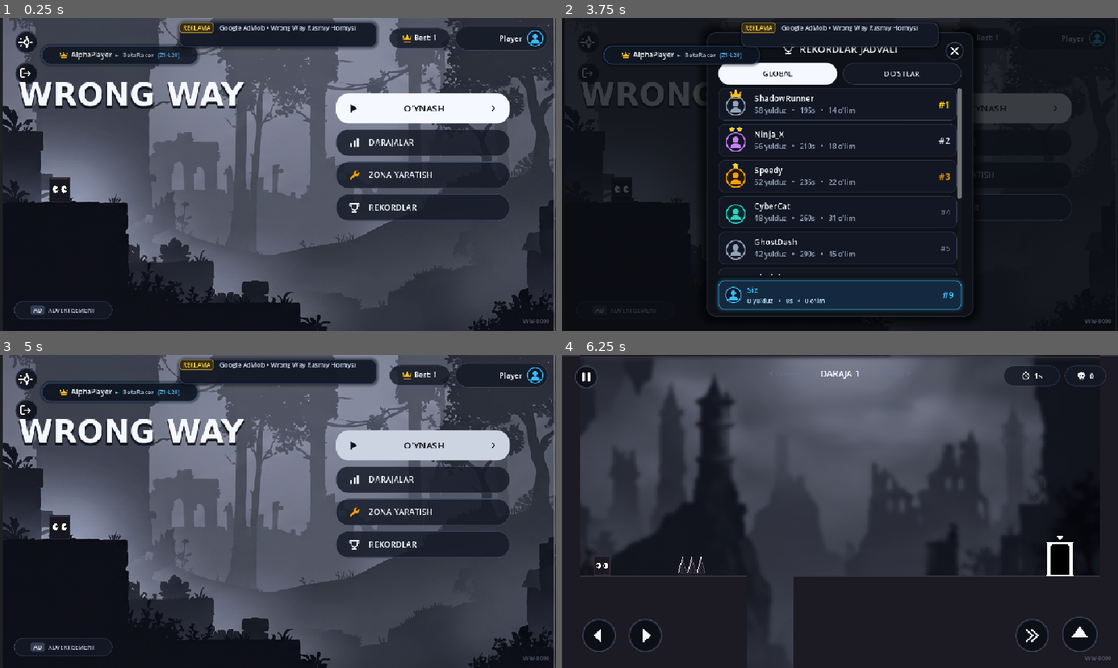
Above: before the commit, frames 1-4 (two rows, left to right).
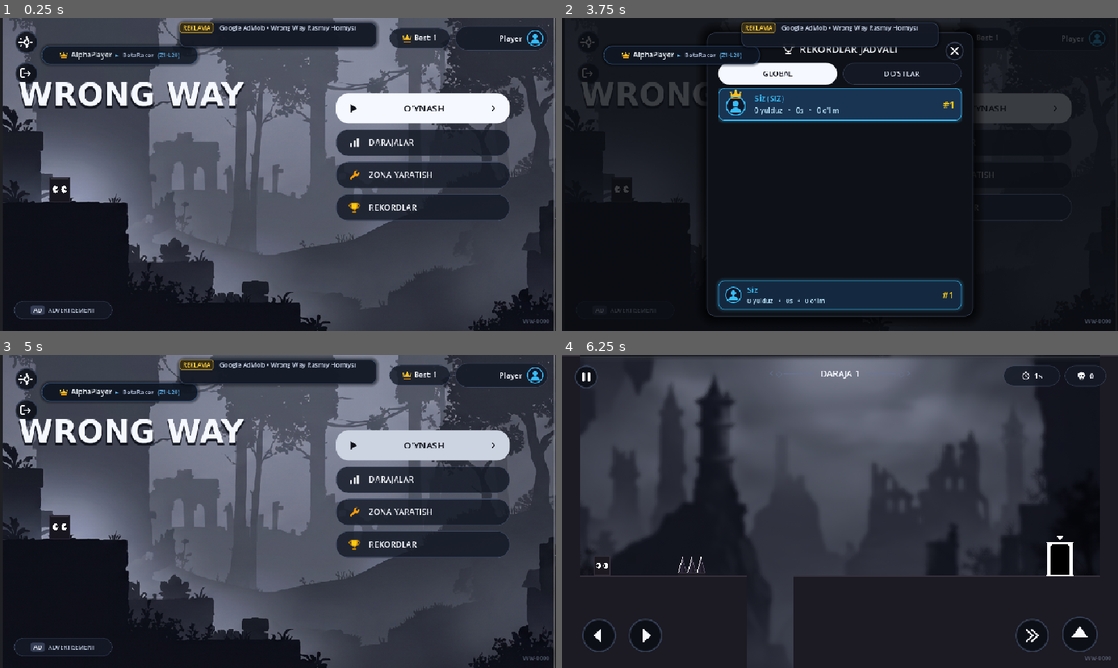
Above: after the commit, the same moments.

Repository: asror-vip/wrong-way
Game: Godot game, scene res://scenes/main/main_menu.tscn
The game is run twice, just before and just after one commit, with the same random seed, the same clock (stepped at 60 frames per second) and the same inputs. This scene is started directly instead of the project's main scene. Sound files missing from this copy of the repository are replaced by a short silence.
Inputs (mouse positions are in pixels of both pictures, inside the frame that each line leads up to):
- Up to frame 1 (0.25 s): no input
- Up to frame 2 (3.75 s): click (589, 43) at 0.5 s; click (1062, 36) at 1.25 s; click "DARAJALAR" at 2 s; click (584, 33) at 2.75 s; click "REKORDLAR" at 3.5 s
- Up to frame 3 (5 s): click (422, 445) at 4.25 s
- Up to frame 4 (6.25 s): click (984, 445) at 5 s; click (600, 636) at 5.75 s

The runs differ from the first frame. In frame 1, less than 0.1% of the frame differs, in the area x 62-65%, y 58-63%; in frame 2, 7.2%, in the area x 28-72%, y 22-90%; in frame 3, less than 0.1%; in frame 4, nothing differs.

Commit message:
Fix UI polish: text-based start/switch links, fix white button hover contrast, reposition chapter lock card to avoid road collision, replace ugly dialog with floating glass toast, remove border lock card, clean up mock data with live Supabase leaderboard, and make trophy icon yellow

Diff:
--- a/scenes/main/splash_screen.tscn
+++ b/scenes/main/splash_screen.tscn
@@ -175,6 +175,9 @@
 size_flags_horizontal = 4
 focus_mode = 0
 theme_override_colors/font_color = Color(0.08, 0.1, 0.15, 1)
+theme_override_colors/font_hover_color = Color(0.08, 0.1, 0.15, 1)
+theme_override_colors/font_hover_pressed_color = Color(0.08, 0.1, 0.15, 1)
+theme_override_colors/font_pressed_color = Color(0.08, 0.1, 0.15, 1)
 theme_override_font_sizes/font_size = 14
 theme_override_styles/normal = ExtResource("3_white")
 theme_override_styles/hover = ExtResource("4_white_hov")
@@ -189,6 +192,7 @@
 size_flags_horizontal = 4
 focus_mode = 0
 theme_override_colors/font_color = Color(0.85, 0.9, 0.98, 1)
+theme_override_colors/font_hover_color = Color(1, 1, 1, 1)
 theme_override_font_sizes/font_size = 14
 theme_override_styles/normal = ExtResource("6_glass")
 theme_override_styles/hover = ExtResource("7_glass_hov")
@@ -219,40 +223,45 @@
 offset_bottom = -25.0
 grow_horizontal = 2
 grow_vertical = 0
-theme_override_constants/separation = 10
+theme_override_constants/separation = 8
 alignment = 1
 
 [node name="GreetingLabel" type="Label" parent="StartBox"]
 layout_mode = 2
-theme_override_colors/font_color = Color(0.88, 0.94, 1, 0.95)
-theme_override_font_sizes/font_size = 14
+theme_override_colors/font_color = Color(0.75, 0.82, 0.92, 0.90)
+theme_override_font_sizes/font_size = 13
 text = "Xush kelibsiz, Asror!"
 horizontal_alignment = 1
 
 [node name="StartBtn" type="Button" parent="StartBox"]
-custom_minimum_size = Vector2(300, 48)
-layout_mode = 2
-size_flags_horizontal = 4
-focus_mode = 0
-theme_override_colors/font_color = Color(0.08, 0.1, 0.15, 1)
-theme_override_font_sizes/font_size = 16
-theme_override_styles/normal = ExtResource("3_white")
-theme_override_styles/hover = ExtResource("4_white_hov")
-theme_override_styles/pressed = ExtResource("5_white_press")
+custom_minimum_size = Vector2(240, 40)
+layout_mode = 2
+size_flags_horizontal = 4
+focus_mode = 0
+theme_override_colors/font_color = Color(0.95, 0.98, 1, 1)
+theme_override_colors/font_hover_color = Color(0.22, 0.74, 0.97, 1)
+theme_override_colors/font_pressed_color = Color(0.02, 0.52, 0.78, 1)
+theme_override_constants/letter_spacing = 4
+theme_override_font_sizes/font_size = 18
+theme_override_styles/normal = ExtResource("9_focus")
+theme_override_styles/hover = ExtResource("9_focus")
+theme_override_styles/pressed = ExtResource("9_focus")
 theme_override_styles/focus = ExtResource("9_focus")
 text = "BOSHLASH"
 alignment = 1
 
 [node name="SwitchAccountBtn" type="Button" parent="StartBox"]
-custom_minimum_size = Vector2(240, 32)
-layout_mode = 2
-size_flags_horizontal = 4
-focus_mode = 0
-theme_override_colors/font_color = Color(0.55, 0.65, 0.8, 0.85)
+custom_minimum_size = Vector2(200, 26)
+layout_mode = 2
+size_flags_horizontal = 4
+focus_mode = 0
+theme_override_colors/font_color = Color(0.45, 0.52, 0.65, 0.85)
+theme_override_colors/font_hover_color = Color(0.85, 0.92, 1, 1)
+theme_override_colors/font_pressed_color = Color(0.35, 0.42, 0.55, 1)
 theme_override_font_sizes/font_size = 11
-theme_override_styles/normal = ExtResource("6_glass")
-theme_override_styles/hover = ExtResource("7_glass_hov")
-theme_override_styles/pressed = ExtResource("8_glass_press")
+theme_override_styles/normal = ExtResource("9_focus")
+theme_override_styles/hover = ExtResource("9_focus")
+theme_override_styles/pressed = ExtResource("9_focus")
 theme_override_styles/focus = ExtResource("9_focus")
 text = "Hisobni almashtirish"
 alignment = 1
--- a/scenes/ui/auth_modal.tscn
+++ b/scenes/ui/auth_modal.tscn
@@ -142,6 +142,9 @@
 layout_mode = 2
 focus_mode = 0
 theme_override_colors/font_color = Color(0.08, 0.1, 0.15, 1)
+theme_override_colors/font_hover_color = Color(0.08, 0.1, 0.15, 1)
+theme_override_colors/font_hover_pressed_color = Color(0.08, 0.1, 0.15, 1)
+theme_override_colors/font_pressed_color = Color(0.08, 0.1, 0.15, 1)
 theme_override_font_sizes/font_size = 12
 theme_override_styles/normal = ExtResource("6_white")
 theme_override_styles/hover = ExtResource("7_white_hov")
--- a/scenes/ui/profile_modal.tscn
+++ b/scenes/ui/profile_modal.tscn
@@ -305,6 +305,9 @@
 layout_mode = 2
 focus_mode = 0
 theme_override_colors/font_color = Color(0.08, 0.1, 0.15, 1)
+theme_override_colors/font_hover_color = Color(0.08, 0.1, 0.15, 1)
+theme_override_colors/font_hover_pressed_color = Color(0.08, 0.1, 0.15, 1)
+theme_override_colors/font_pressed_color = Color(0.08, 0.1, 0.15, 1)
 theme_override_styles/normal = ExtResource("3_white")
 theme_override_styles/hover = ExtResource("6_white_hov")
 theme_override_styles/pressed = ExtResource("7_white_press")
--- a/scripts/core/google_auth_service.gd
+++ b/scripts/core/google_auth_service.gd
@@ -286,8 +286,9 @@
 		user_name = query_params["user_name"]
 
 	if user_email.is_empty():
-		user_email = "asror8471@gmail.com"
-		user_name = "Asror"
+		print("GoogleAuthService: Callbackda email parametri topilmadi.")
+		auth_failed.emit("Google hisob ma'lumotlari topilmadi.")
+		return
 
 	_stop_loopback_server()
 	ProfileManager.login_with_google(user_email, user_name)
@@ -324,10 +325,9 @@
 			auth_succeeded.emit({"email": u_email, "name": u_name})
 			return
 
-	print("GoogleAuthService: User info olishda xatolik (HTTP %d), zaxira hisob ulanmoqda" % response_code)
-	ProfileManager.login_with_google("asror8471@gmail.com", "Asror")
+	print("GoogleAuthService: User info olishda xatolik (HTTP %d)" % response_code)
 	_bring_game_window_to_front()
-	auth_succeeded.emit({"email": "asror8471@gmail.com", "name": "Asror"})
+	auth_failed.emit("Google hisob ma'lumotlarini olishda xatolik yuz berdi (HTTP %d)" % response_code)
 
 func _bring_game_window_to_front() -> void:
 	if OS.has_feature("pc"):
--- a/scripts/core/profile_manager.gd
+++ b/scripts/core/profile_manager.gd
@@ -355,23 +355,19 @@
 		if not n.is_empty():
 			real_name = n.capitalize()
 
-	if real_email.is_empty():
-		real_email = "asror8471@gmail.com"
-	if real_name.is_empty():
-		real_name = "Asror"
-
-	var has_real := false
-	for acc in accounts:
-		if acc is Dictionary and acc.get("email", "").to_lower() == real_email:
-			has_real = true
-			break
-
-	if not has_real:
-		accounts.insert(0, {
-			"email": real_email,
-			"name": real_name,
-			"avatar": "av_1"
-		})
+	if not real_email.is_empty():
+		var has_real := false
+		for acc in accounts:
+			if acc is Dictionary and acc.get("email", "").to_lower() == real_email:
+				has_real = true
+				break
+
+		if not has_real:
+			accounts.insert(0, {
+				"email": real_email,
+				"name": real_name if not real_name.is_empty() else "Google Player",
+				"avatar": "av_1"
+			})
 
 	if not email.is_empty() and email != real_email and email.contains("@"):
 		var found_saved := false
--- a/scripts/ui/biome_transition_pass.gd
+++ b/scripts/ui/biome_transition_pass.gd
@@ -104,62 +104,8 @@
 	add_child(particles)
 
 func _setup_lock_card() -> void:
-	lock_card = PanelContainer.new()
-	lock_card.name = "GateLockCard"
-	var card_w: float = 190.0
-	var card_h: float = 64.0
-	lock_card.custom_minimum_size = Vector2(card_w, card_h)
-	lock_card.size = Vector2(card_w, card_h)
-	lock_card.position = Vector2((PASS_WIDTH - card_w) * 0.5, 120.0)
-	lock_card.mouse_filter = Control.MOUSE_FILTER_IGNORE
-
-	var style := StyleBoxFlat.new()
-	style.bg_color = Color(0.06, 0.08, 0.14, 0.94)
-	style.border_color = Color(0.40, 0.52, 0.75, 0.85)
-	style.set_border_width_all(2)
-	style.set_corner_radius_all(14)
-	style.shadow_color = Color(0, 0, 0, 0.70)
-	style.shadow_size = 12
-	style.content_margin_left = 10.0
-	style.content_margin_right = 10.0
-	style.content_margin_top = 8.0
-	style.content_margin_bottom = 8.0
-	lock_card.add_theme_stylebox_override("panel", style)
-
-	var vbox := VBoxContainer.new()
-	vbox.name = "VBox"
-	vbox.alignment = BoxContainer.ALIGNMENT_CENTER
-	vbox.add_theme_constant_override("separation", 3)
-	vbox.mouse_filter = Control.MOUSE_FILTER_IGNORE
-	lock_card.add_child(vbox)
-
-	var hbox := HBoxContainer.new()
-	hbox.name = "HBox"
-	hbox.alignment = BoxContainer.ALIGNMENT_CENTER
-	hbox.add_theme_constant_override("separation", 6)
-	hbox.mouse_filter = Control.MOUSE_FILTER_IGNORE
-	vbox.add_child(hbox)
-
-	var lock_icon := IconFactory.create_texture_rect("lock", Vector2(16, 16), 0.8)
-	lock_icon.mouse_filter = Control.MOUSE_FILTER_IGNORE
-	hbox.add_child(lock_icon)
-
-	var lbl_title := Label.new()
-	lbl_title.name = "Title"
-	lbl_title.add_theme_font_size_override("font_size", 12)
-	lbl_title.add_theme_color_override("font_color", Color(0.96, 0.98, 1.0))
-	lbl_title.mouse_filter = Control.MOUSE_FILTER_IGNORE
-	hbox.add_child(lbl_title)
-
-	var lbl_sub := Label.new()
-	lbl_sub.name = "Sub"
-	lbl_sub.horizontal_alignment = HORIZONTAL_ALIGNMENT_CENTER
-	lbl_sub.add_theme_font_size_override("font_size", 9)
-	lbl_sub.add_theme_color_override("font_color", Color(0.68, 0.75, 0.88))
-	lbl_sub.mouse_filter = Control.MOUSE_FILTER_IGNORE
-	vbox.add_child(lbl_sub)
-
-	add_child(lock_card)
+	# Foydalanuvchi talabiga ko'ra chegaradagi (border pass) qulflangan yozuvi butunlay olib tashlandi
+	lock_card = null
 
 func set_card_active(active: bool) -> void:
 	is_card_active = active
--- a/scripts/ui/leaderboard_modal.gd
+++ b/scripts/ui/leaderboard_modal.gd
@@ -28,28 +28,19 @@
 enum TabMode { GLOBAL, FRIENDS }
 var current_tab: TabMode = TabMode.GLOBAL
 
-const GLOBAL_BENCHMARK: Array = [
-	{"name": "ShadowRunner", "avatar": "avatar_shadow", "stars": 58, "time_sec": 195, "deaths": 14, "is_me": false},
-	{"name": "Ninja_X", "avatar": "avatar_ninja", "stars": 56, "time_sec": 210, "deaths": 18, "is_me": false},
-	{"name": "Speedy", "avatar": "avatar_pro", "stars": 52, "time_sec": 235, "deaths": 22, "is_me": false},
-	{"name": "CyberCat", "avatar": "avatar_robot", "stars": 48, "time_sec": 260, "deaths": 31, "is_me": false},
-	{"name": "GhostDash", "avatar": "avatar_shadow", "stars": 42, "time_sec": 290, "deaths": 45, "is_me": false},
-	{"name": "PixelKing", "avatar": "avatar_pro", "stars": 35, "time_sec": 320, "deaths": 58, "is_me": false},
-	{"name": "NeoRacer", "avatar": "avatar_robot", "stars": 28, "time_sec": 360, "deaths": 70, "is_me": false},
-	{"name": "DarkKnight", "avatar": "avatar_ninja", "stars": 20, "time_sec": 410, "deaths": 88, "is_me": false}
-]
-
-const FRIENDS_BENCHMARK: Array = [
-	{"name": "Jasur_Pro", "avatar": "avatar_pro", "stars": 54, "time_sec": 220, "deaths": 20, "is_me": false},
-	{"name": "Ali_Uz", "avatar": "avatar_ninja", "stars": 49, "time_sec": 250, "deaths": 34, "is_me": false},
-	{"name": "Madina", "avatar": "avatar_player", "stars": 44, "time_sec": 285, "deaths": 41, "is_me": false},
-	{"name": "Sardor", "avatar": "avatar_shadow", "stars": 33, "time_sec": 340, "deaths": 62, "is_me": false},
-	{"name": "Bekzod", "avatar": "avatar_robot", "stars": 24, "time_sec": 395, "deaths": 80, "is_me": false}
-]
+var http_request: HTTPRequest = null
+var remote_players: Array = []
+var is_fetching: bool = false
 
 func _ready() -> void:
 	visible = false
 	process_mode = Node.PROCESS_MODE_ALWAYS
+
+	http_request = HTTPRequest.new()
+	http_request.name = "LeaderboardHTTP"
+	http_request.timeout = 5.0
+	add_child(http_request)
+	http_request.request_completed.connect(_on_http_completed)
 
 	if close_btn:
 		close_btn.icon = IconFactory.get_icon("circle_btn_close", 1.0)
@@ -89,6 +80,7 @@
 	visible = true
 	_update_texts()
 	_update_tab_buttons()
+	_fetch_supabase_leaderboard()
 	_refresh_list()
 
 	# Smooth entry tween
@@ -180,6 +172,45 @@
 	var b_deaths: int = b.get("deaths", 0)
 	return a_deaths < b_deaths
 
+func _fetch_supabase_leaderboard() -> void:
+	if is_fetching or not http_request:
+		return
+	is_fetching = true
+	var url := Env.get_supabase_url() + "/rest/v1/profiles?select=id,username,avatar_index,stars,time_sec,deaths&order=stars.desc,time_sec.asc&limit=50"
+	var headers := [
+		"apikey: " + Env.get_supabase_anon_key(),
+		"Authorization: Bearer " + Env.get_supabase_anon_key()
+	]
+	http_request.request(url, headers, HTTPClient.METHOD_GET)
+
+func _on_http_completed(_result: int, response_code: int, _headers: PackedStringArray, body: PackedByteArray) -> void:
+	is_fetching = false
+	if response_code == 200:
+		var txt := body.get_string_from_utf8()
+		var parsed = JSON.parse_string(txt)
+		if parsed is Array:
+			remote_players.clear()
+			var av_keys := ["avatar_player", "avatar_ninja", "avatar_shadow", "avatar_robot", "avatar_pro"]
+			for row in parsed:
+				if row is Dictionary:
+					var p_id: String = str(row.get("id", ""))
+					# O'z profilimizni lokal holatda pastda qo'shamiz
+					if p_id == ProfileManager.player_id:
+						continue
+					var a_idx: int = int(row.get("avatar_index", 1)) - 1
+					if a_idx < 0 or a_idx >= av_keys.size(): a_idx = 0
+					var u_name: String = str(row.get("username", "O'yinchi"))
+					remote_players.append({
+						"id": p_id,
+						"name": u_name,
+						"avatar": av_keys[a_idx],
+						"stars": int(row.get("stars", 0)),
+						"time_sec": int(row.get("time_sec", 0)),
+						"deaths": int(row.get("deaths", 0)),
+						"is_me": false
+					})
+			_refresh_list()
+
 func _refresh_list() -> void:
 	if not list_box:
 		return
@@ -213,9 +244,12 @@
 
 	var raw_list: Array = []
 	if current_tab == TabMode.GLOBAL:
-		raw_list = GLOBAL_BENCHMARK.duplicate(true)
-	else:
-		raw_list = FRIENDS_BENCHMARK.duplicate(true)
+		raw_list = remote_players.duplicate(true)
+	else:
+		# Do'stlar ro'yxati
+		for p in remote_players:
+			if ProfileManager.is_friend(p.get("id", "")):
+				raw_list.append(p)
 
 	raw_list.append(my_data)
 	raw_list.sort_custom(_sort_players)
--- a/scripts/ui/level_select.gd
+++ b/scripts/ui/level_select.gd
@@ -186,17 +186,89 @@
 	if btn_ch3:
 		btn_ch3.pressed.connect(func(): switch_to_chapter(3, true))
 
+var toast_panel: PanelContainer = null
+var toast_title_lbl: Label = null
+var toast_msg_lbl: Label = null
+var toast_tween: Tween = null
+
+func _setup_toast_ui() -> void:
+	if toast_panel:
+		return
+	toast_panel = PanelContainer.new()
+	toast_panel.name = "FloatingToast"
+	toast_panel.custom_minimum_size = Vector2(380, 56)
+	toast_panel.size = Vector2(380, 56)
+	toast_panel.position = Vector2((960.0 - 380.0) * 0.5, 75.0)
+	toast_panel.z_index = 100
+	toast_panel.visible = false
+	toast_panel.modulate.a = 0.0
+
+	var style := StyleBoxFlat.new()
+	style.bg_color = Color(0.08, 0.10, 0.16, 0.96)
+	style.border_color = Color("#f59e0b")
+	style.set_border_width_all(1)
+	style.set_corner_radius_all(14)
+	style.shadow_color = Color(0, 0, 0, 0.65)
+	style.shadow_size = 14
+	style.content_margin_left = 14.0
+	style.content_margin_right = 14.0
+	style.content_margin_top = 8.0
+	style.content_margin_bottom = 8.0
+	toast_panel.add_theme_stylebox_override("panel", style)
+
+	var hbox := HBoxContainer.new()
+	hbox.alignment = BoxContainer.ALIGNMENT_CENTER
+	hbox.add_theme_constant_override("separation", 10)
+	toast_panel.add_child(hbox)
+
+	var lock_icon := IconFactory.create_texture_rect("lock", Vector2(20, 20), 0.9)
+	hbox.add_child(lock_icon)
+
+	var vbox := VBoxContainer.new()
+	vbox.alignment = BoxContainer.ALIGNMENT_CENTER
+	vbox.size_flags_horizontal = Control.SIZE_EXPAND_FILL
+	vbox.add_theme_constant_override("separation", 2)
+	hbox.add_child(vbox)
+
+	toast_title_lbl = Label.new()
+	toast_title_lbl.add_theme_font_size_override("font_size", 13)
+	toast_title_lbl.add_theme_color_override("font_color", Color(0.98, 0.90, 0.55))
+	vbox.add_child(toast_title_lbl)
+
+	toast_msg_lbl = Label.new()
+	toast_msg_lbl.add_theme_font_size_override("font_size", 11)
+	toast_msg_lbl.add_theme_color_override("font_color", Color(0.80, 0.86, 0.96))
+	vbox.add_child(toast_msg_lbl)
+
+	add_child(toast_panel)
+
 func _show_notice(title_text: String, message_text: String) -> void:
-	if not notice_modal:
-		return
-	if "title" in notice_modal:
-		notice_modal.title = title_text
-	if "dialog_text" in notice_modal:
-		notice_modal.dialog_text = message_text
-	if notice_modal.has_method("popup_centered"):
-		notice_modal.popup_centered()
-	elif notice_modal.has_method("show"):
-		notice_modal.show()
+	if not toast_panel:
+		_setup_toast_ui()
+
+	if toast_title_lbl:
+		toast_title_lbl.text = title_text
+	if toast_msg_lbl:
+		toast_msg_lbl.text = message_text
+
+	if toast_tween and toast_tween.is_valid():
+		toast_tween.kill()
+
+	toast_panel.visible = true
+	toast_panel.position.y = 55.0
+	toast_panel.modulate.a = 0.0
+
+	toast_tween = create_tween()
+	toast_tween.set_parallel(true)
+	toast_tween.tween_property(toast_panel, "position:y", 75.0, 0.25).set_trans(Tween.TRANS_BACK).set_ease(Tween.EASE_OUT)
+	toast_tween.tween_property(toast_panel, "modulate:a", 1.0, 0.25)
+
+	toast_tween.chain().tween_interval(2.5)
+
+	var fade_out = toast_tween.chain().set_parallel(true)
+	fade_out.tween_property(toast_panel, "position:y", 60.0, 0.25).set_trans(Tween.TRANS_CUBIC).set_ease(Tween.EASE_IN)
+	fade_out.tween_property(toast_panel, "modulate:a", 0.0, 0.25)
+	toast_tween.chain().tween_callback(func(): toast_panel.visible = false)
 
 func _on_side_nav_right_pressed() -> void:
 	if current_chapter == 1:
@@ -604,27 +676,28 @@
 			lock_card_ch3.visible = false
 
 func _create_chapter_lock_card(chapter: int) -> Control:
-	var card_w: float = 380.0
-	var card_h: float = 72.0
+	var card_w: float = 340.0
+	var card_h: float = 56.0
 
 	var card := PanelContainer.new()
 	card.name = "ChapterLockCard%d" % chapter
 	card.custom_minimum_size = Vector2(card_w, card_h)
 	card.size = Vector2(card_w, card_h)
-	card.position = Vector2((960.0 - card_w) * 0.5, (540.0 - card_h) * 0.5)
+	card.position = Vector2((960.0 - card_w) * 0.5, 455.0)
+	card.z_index = 25
 	card.mouse_filter = Control.MOUSE_FILTER_IGNORE
 
 	var style := StyleBoxFlat.new()
 	style.bg_color = Color(0.06, 0.08, 0.13, 0.94)
 	style.border_color = Color(0.35, 0.45, 0.65, 0.85)
 	style.set_border_width_all(2)
-	style.set_corner_radius_all(16)
+	style.set_corner_radius_all(14)
 	style.shadow_color = Color(0, 0, 0, 0.65)
 	style.shadow_size = 12
-	style.content_margin_left = 16.0
-	style.content_margin_right = 16.0
-	style.content_margin_top = 10.0
-	style.content_margin_bottom = 10.0
+	style.content_margin_left = 14.0
+	style.content_margin_right = 14.0
+	style.content_margin_top = 8.0
+	style.content_margin_bottom = 8.0
 	card.add_theme_stylebox_override("panel", style)
 
 	var vbox := VBoxContainer.new()
--- a/scripts/ui/main_menu.gd
+++ b/scripts/ui/main_menu.gd
@@ -114,7 +114,7 @@
 	if editor_btn:
 		editor_btn.icon = IconFactory.get_icon("wrench", 0.85)
 	if leaderboard_btn:
-		leaderboard_btn.icon = IconFactory.get_icon("trophy_white", 0.85)
+		leaderboard_btn.icon = IconFactory.get_icon("trophy", 0.85)
 	if multiplayer_btn:
 		multiplayer_btn.icon = IconFactory.get_icon("users_white", 0.85)
 	if info_close_btn:
--- a/scripts/ui/splash_screen.gd
+++ b/scripts/ui/splash_screen.gd
@@ -191,10 +191,9 @@
 		return
 	if pulse_tween and pulse_tween.is_valid():
 		pulse_tween.kill()
-	btn.pivot_offset = btn.size / 2.0
 	pulse_tween = create_tween().set_loops()
-	pulse_tween.tween_property(btn, "scale", Vector2(1.025, 1.025), 0.85).set_trans(Tween.TRANS_SINE).set_ease(Tween.EASE_IN_OUT)
-	pulse_tween.tween_property(btn, "scale", Vector2(1.0, 1.0), 0.85).set_trans(Tween.TRANS_SINE).set_ease(Tween.EASE_IN_OUT)
+	pulse_tween.tween_property(btn, "modulate:a", 0.70, 0.9).set_trans(Tween.TRANS_SINE).set_ease(Tween.EASE_IN_OUT)
+	pulse_tween.tween_property(btn, "modulate:a", 1.0, 0.9).set_trans(Tween.TRANS_SINE).set_ease(Tween.EASE_IN_OUT)
 
 func _on_start_pressed() -> void:
 	SoundManager.play("click")
